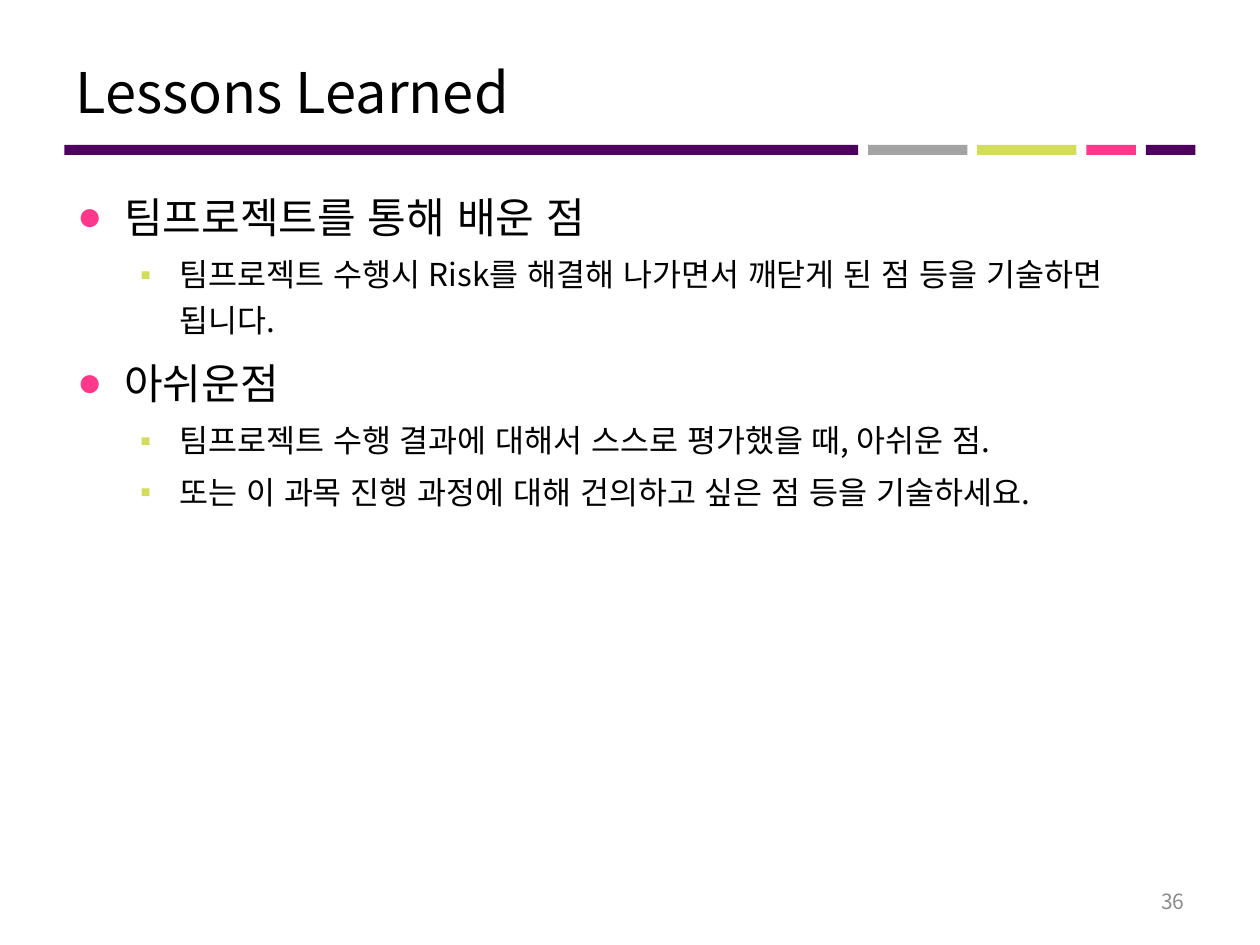
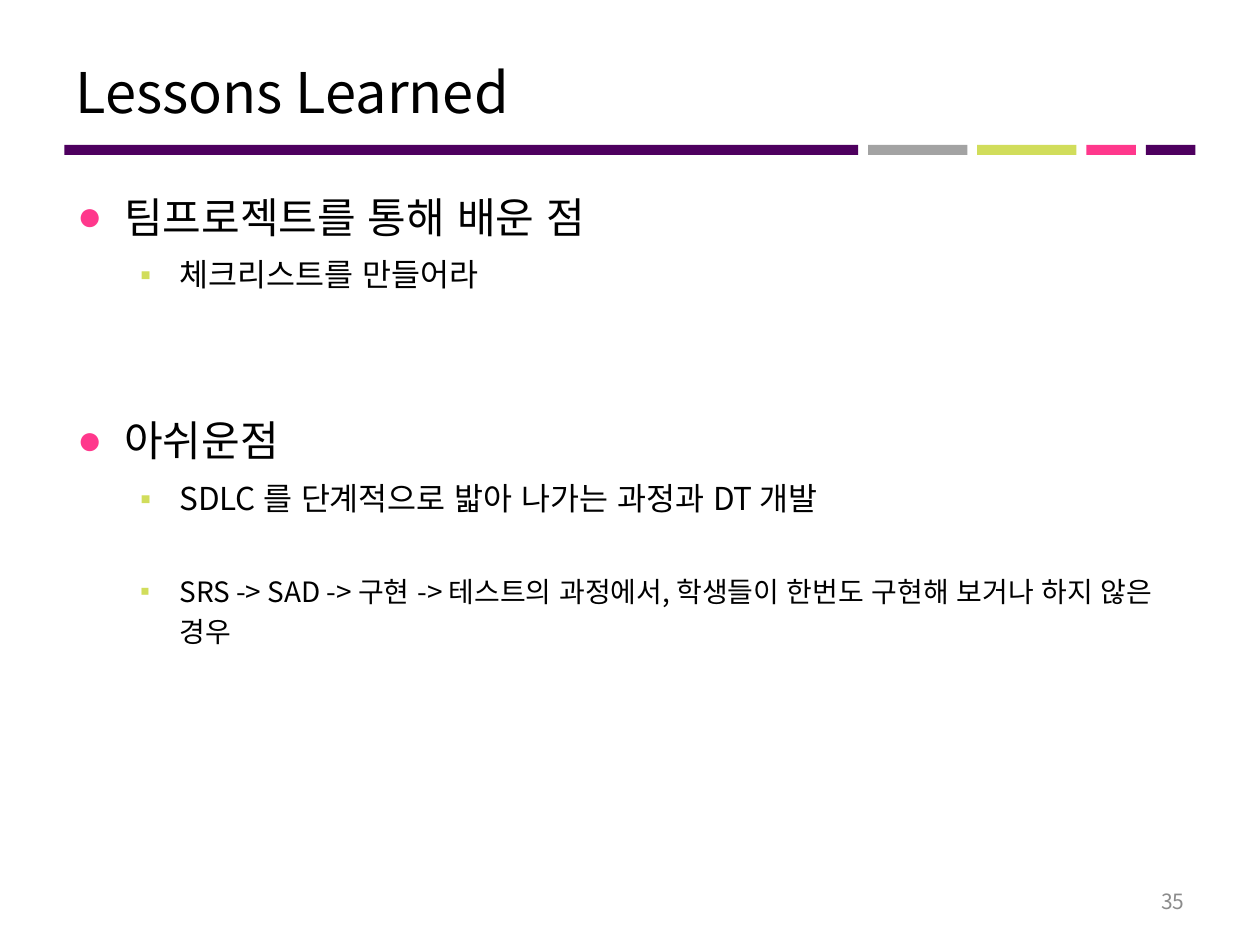
Before and after one commit to roeniss/TripPicker, a slide deck: slide 35 of 관리산출물/프로젝트_최종결과보고서/1팀_최종결과보고서.pptx (slide 36 before the commit). Drawn at 1260x945 pixels with LibreOffice and Linux fonts; fonts in the diff are those of the drawing. Boxes give left, top, right and bottom in pixels: in the first picture for what was removed or moved away, otherwise in the second. Text is boxed around its words. In the diff, an @@ line names an element or a change of style, - is before the commit and + after.

```diff
--- a/관리산출물/프로젝트_최종결과보고서/1팀_최종결과보고서.pptx
+++ b/관리산출물/프로젝트_최종결과보고서/1팀_최종결과보고서.pptx
@@ text at box(179, 260, 478, 289): text changed @@
-  ▪ 팀프로젝트 수행시 Risk를 해결해 나가면서 깨닫게 된 점 등을 기술하면 됩니다.
+  ▪ 체크리스트를 만들어라
@@ text at box(179, 484, 1152, 645): text changed; size 18 to 16 pt @@
-  ▪ 팀프로젝트 수행 결과에 대해서 스스로 평가했을 때, 아쉬운 점.
-  ▪ 또는 이 과목 진행 과정에 대해 건의하고 싶은 점 등을 기술하세요.
+  ▪ SDLC 를 단계적으로 밟아 나가는 과정과 DT 개발
+  ▪ SRS -> SAD -> 구현 -> 테스트의 과정에서, 학생들이 한번도 구현해 보거나 하지 않은 경우
@@ page number at box(1161, 893, 1184, 909): text changed @@
-36
+35
```
Also in this commit, not shown: 3 other slides changed, 1 slide removed, 1 other file.
